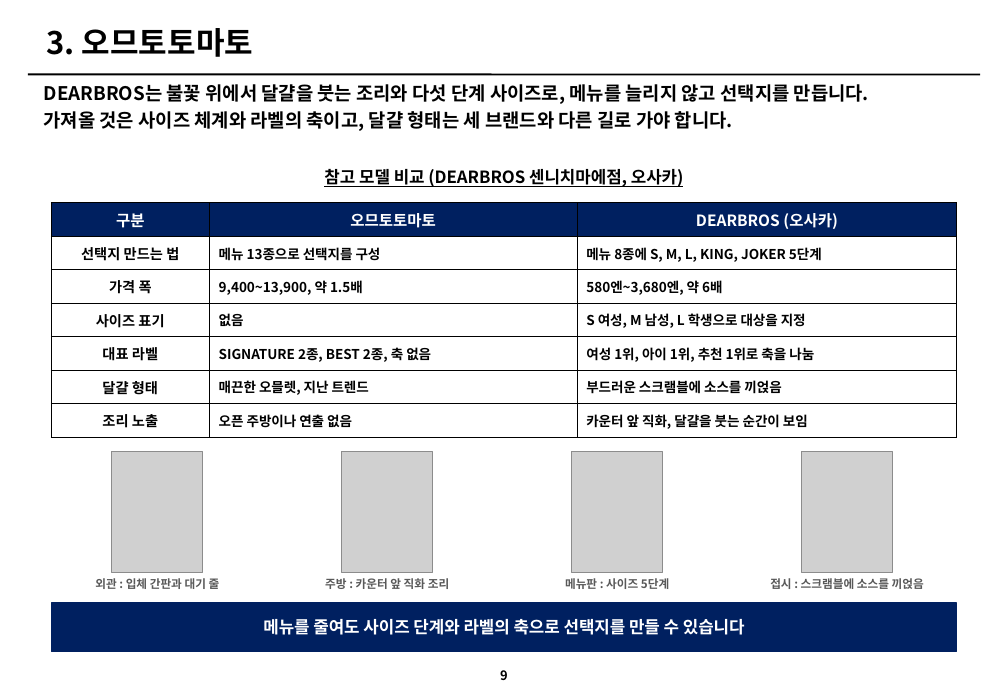
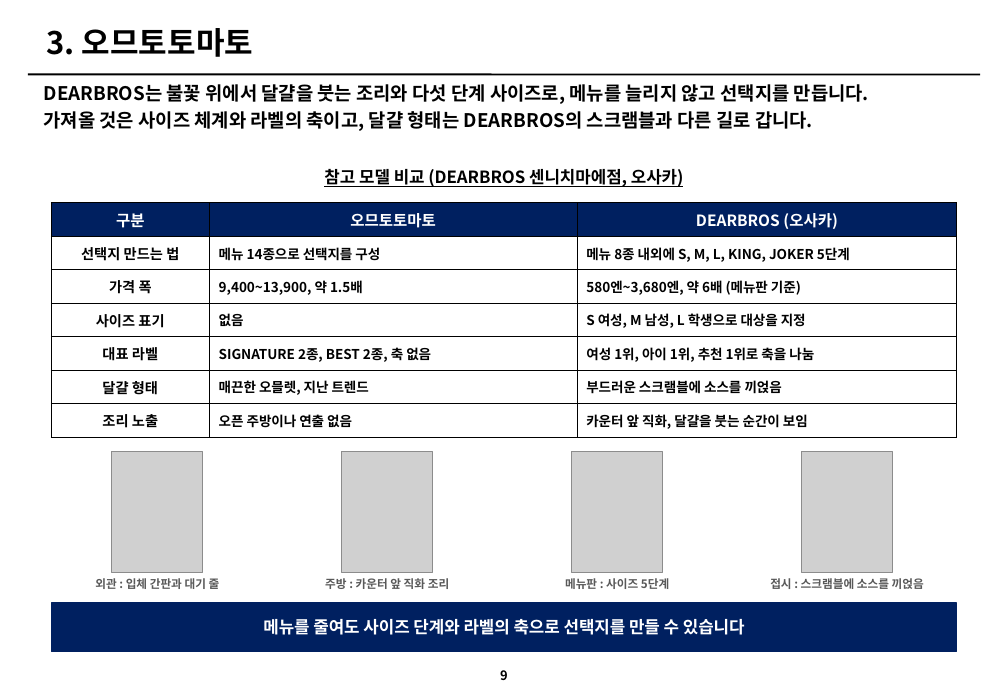
Before and after one commit to grandnim-wq/Claude, a slide deck: slide 9 of 아모제_3개브랜드_개선전략_v3.pptx. Drawn at 1008x698 pixels with LibreOffice and Linux fonts; fonts in the diff are those of the drawing; grey boxes stand for pictures. Boxes give left, top, right and bottom in pixels: in the first picture for what was removed or moved away, otherwise in the second. Text is boxed around its words. In the diff, an @@ line names an element or a change of style, - is before the commit and + after.

```diff
--- a/아모제_3개브랜드_개선전략_v3.pptx
+++ b/아모제_3개브랜드_개선전략_v3.pptx
@@ text at [44,111,813,131]: text changed @@
-가져올 것은 사이즈 체계와 라벨의 축이고, 달걀 형태는 세 브랜드와 다른 길로 가야 합니다.
+가져올 것은 사이즈 체계와 라벨의 축이고, 달걀 형태는 DEARBROS의 스크램블과 다른 길로 갑니다.
@@ table at [51,203,957,437] @@
-row 2, column 2: 메뉴 13종으로 선택지를 구성
+row 2, column 2: 메뉴 14종으로 선택지를 구성
-row 2, column 3: 메뉴 8종에 S, M, L, KING, JOKER 5단계
+row 2, column 3: 메뉴 8종 내외에 S, M, L, KING, JOKER 5단계
-row 3, column 3: 580엔~3,680엔, 약 6배
+row 3, column 3: 580엔~3,680엔, 약 6배 (메뉴판 기준)
```
Also in this commit, not shown: 16 other slides changed, 1 slide added, 4 other files.
